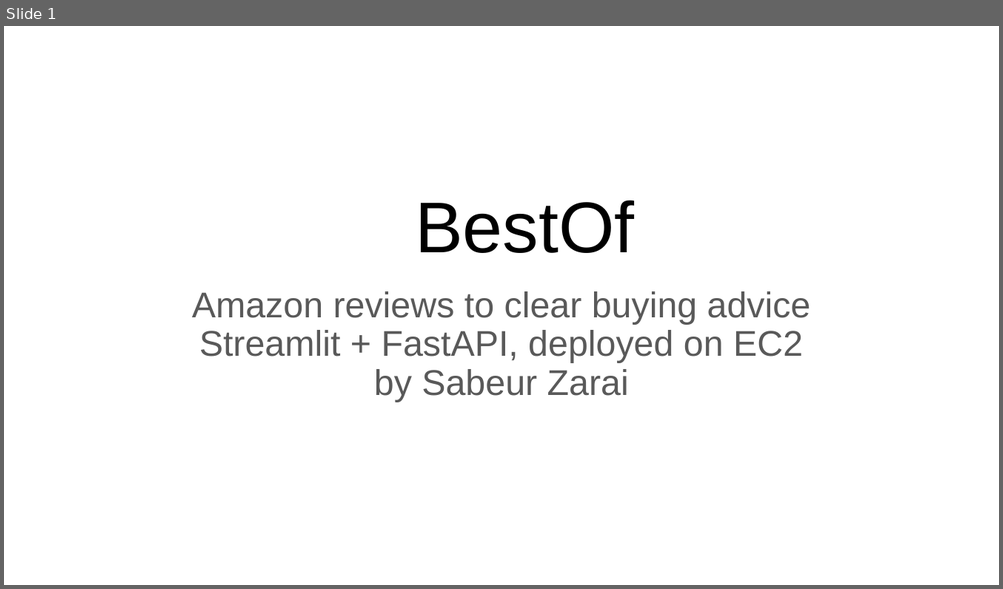
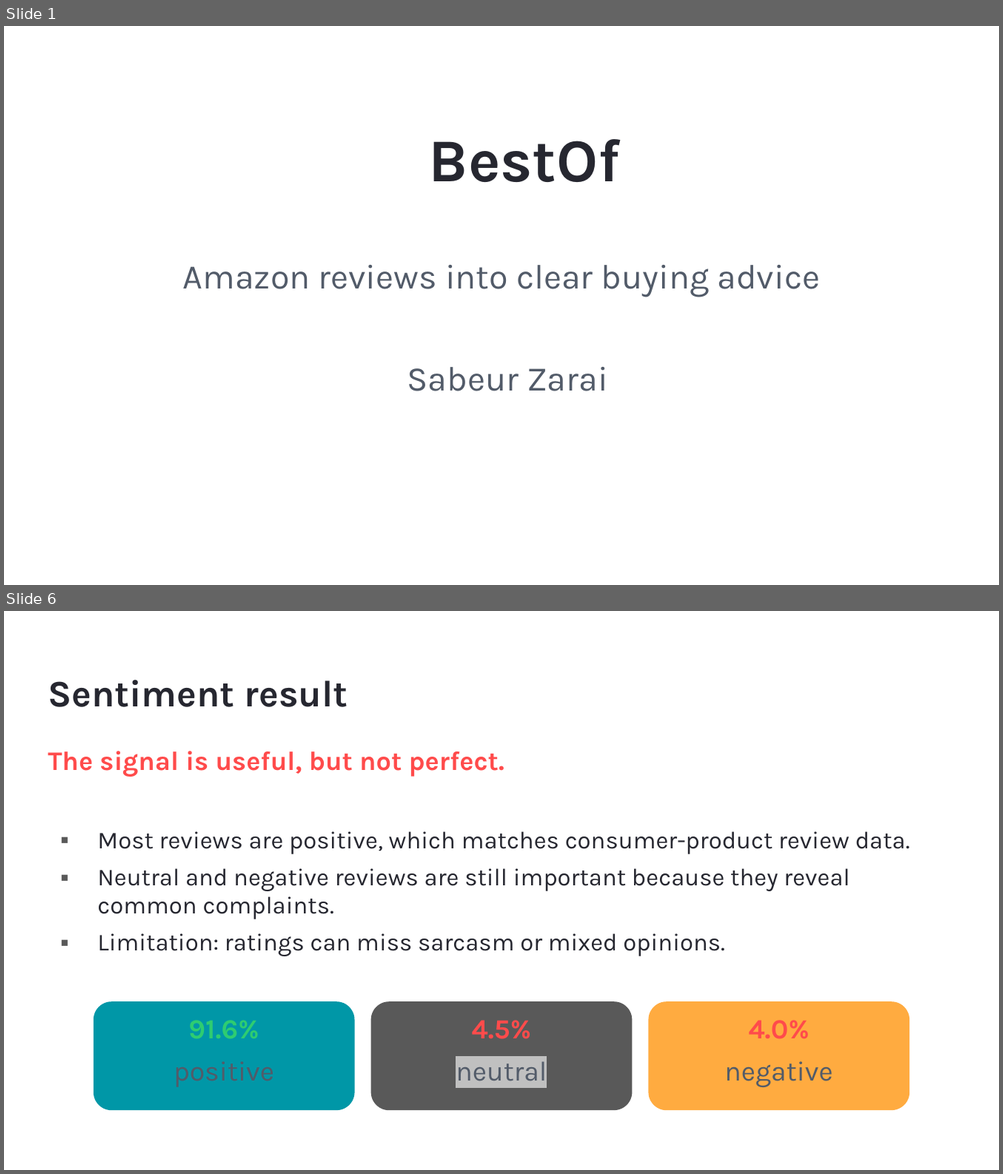
Before and after one commit to sabeurzarai/BestOf, a slide deck: BestOf_presentation.pptx. Shown one above the other, each under a label of ours: slide 1 before the commit, slides 1 and 6 after it; the slides between them are not shown. The pictures are 1003x589 and 1003x1174 pixels, drawn with LibreOffice and Linux fonts; fonts in the diff are those of the drawing. Boxes give left, top, right and bottom in pixels: in the first picture for what was removed or moved away, otherwise in the second. Text is boxed around its words. In the diff, an @@ line names an element or a change of style, - is before the commit and + after.

```diff
--- a/BestOf_presentation.pptx
+++ b/BestOf_presentation.pptx
@@ slide 6 added at box(4, 611, 999, 1170), background #FFFFFF @@
@@ title added at box(48, 680, 348, 707), 27 pt, text #262730, bold @@
+Sentiment result
@@ text added at box(48, 751, 910, 957), 17.6 pt, text #262730 @@
+The signal is useful, but not perfect.
+▪ Most reviews are positive, which matches consumer-product review data.
+▪ Neutral and negative reviews are still important because they reveal common complaints.
+▪ Limitation: ratings can miss sarcasm or mixed opinions.
@@ rounded rectangle added at box(94, 1002, 354, 1111), fill #0097A7, 20 pt, text #525B69 @@
+91.6%
+positive
@@ rounded rectangle added at box(371, 1002, 632, 1111), fill #595959, 20 pt, text #525B69 @@
+4.5%
+neutral
@@ rounded rectangle added at box(649, 1002, 909, 1111), fill #FFAB40, 20 pt, text #525B69 @@
+4.0%
+negative
@@ slide 1 changed as well @@
@@ title "BestOf" at box(429, 139, 620, 182): size 52 to 44 pt, font Arial to Karla, text colour #000000 to #262730, bold on; more space between paragraphs; vertical alignment bottom to top @@
@@ subtitle at box(183, 265, 820, 392): text changed; size 25.9 to 25 pt; font Arial to Karla; text colour #595959 to #525B69 @@
-Amazon reviews to clear buying advice
-Streamlit + FastAPI, deployed on EC2
-by Sabeur Zarai
+Amazon reviews into clear buying advice
+Sabeur Zarai
```
Also in this commit, not shown: 10 other slides added, 12 slides removed, 5 other files.
